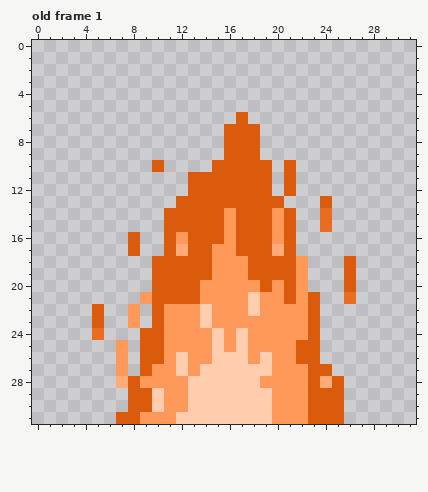
Pixel-art file: art/ase files/fire.ase. Above is the file before it was changed.
32x32 pixels, 1 frame. Shown: old frame 1. The commit also changed other frames, which this record leaves out.
And afterwards:
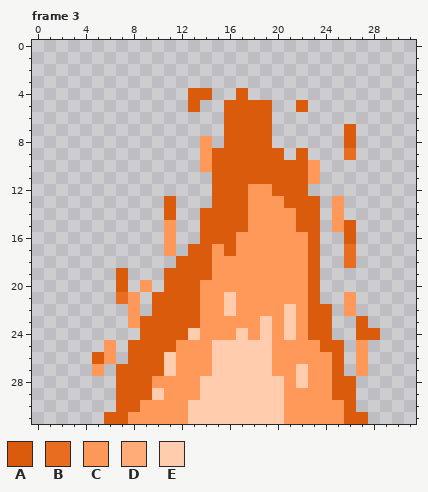
Palette (. is transparent): A #db5b0c  B #e96d21  C #ff9959  D #ffac79  E #ffcdae
A new or re-ordered frame is compared with the old frame closest to it.
Author's note on the commit: added some animations - need projectile sprite.
Changes in this commit:
frames 1 -> 17
--- frame 3 is new; against old frame 1, layers "Layer 1", "Layer 2", "Layer 3"
@@ x 0..31 @@
  3 ................................
- 4 ................................
- 5 ................................
- 6 .................A..............
- 7 ................AAA.............
- 8 ................AAA.............
- 9 ................AAA.............
-10 ..........A....AAAAA.A..........
-11 .............AAAAAAA.A..........
-12 .............AAAAAAA.A..........
-13 ............AAAAAAAAA...A.......
-14 ...........AAAAACAAACA..B.......
-15 ...........AAAAACAAACA..B.......
-16 ........A..ACAAACAAACA..........
-17 ........A..ADAACCAAADA..........
-18 ..........AAAAACCCAAAAC...A.....
-19 ..........AAAAACCCAAAAC...A.....
-20 ..........AAAACCCCCACAC...A.....
-21 .........CAAAACCCCECCACA..B.....
-22 .....A..C.ACCCECCCECCCCA........
-23 .....A..C.ACCCECCCCCCCCA........
-24 .....B...AACCCCECECCCCCA........
-25 .......C.AACCCCECECCCCAA........
-26 .......C.AACECCEEECECCAA........
-27 .......C.ACCECEEEEEECCCAA.......
-28 .......DACCCCEEEEEECCCCADA......
-29 ........AAECCEEEEEEECCCAAA......
-30 ........AAECCEEEEEEECCCAAA......
-31 .......AACCCEEEEEEEECCCAAA......
+ 4 .............AA..A..............
+ 5 .............A..AAAA..A.........
+ 6 ................AAAA............
+ 7 ................AAAA......A.....
+ 8 ..............C.AAAA......A.....
+ 9 ..............CAAAAAA.A...B.....
+10 ..............CAAAAAAAAC........
+11 ...............AAAAAAAAC........
+12 ...............AAACCAAA.........
+13 ...........A...AAACCCAAA.C......
+14 ...........A..AAAACCCCAA.C......
+15 ...........C..AAAACCCCAA.CA.....
+16 ...........C..AAACCCCCCA..A.....
+17 ...........C.AACACCCCCCA..B.....
+18 ............AAACCCCCCCCA..B.....
+19 .......A...AAAACCCCCCCCA........
+20 .......A.C.AAACCCCCCCCCA........
+21 .......BC.AAAACCECCCCCCA..C.....
+22 ........C.AAAACCECCCCECAA.C.....
+23 ........CAAAAACCCCCECECAA..A....
+24 .........AAAAECCCECECECAA..AA...
+25 ......C.AAAACCCEEEEECCCCAA.C....
+26 .....AC.AAAECCCEEEEECCCCCA.C....
+27 .....C.AAAAECCCEEEEECCECCA.C....
+28 .......AAACCCCEEEEEEECECCAA.....
+29 .......AAAECCCEEEEEEECCCCAA.....
+30 .......AACCCCEEEEEEEECCCCCA.....
+31 ......AACCCCCEEEEEEEECCCCCAA....
